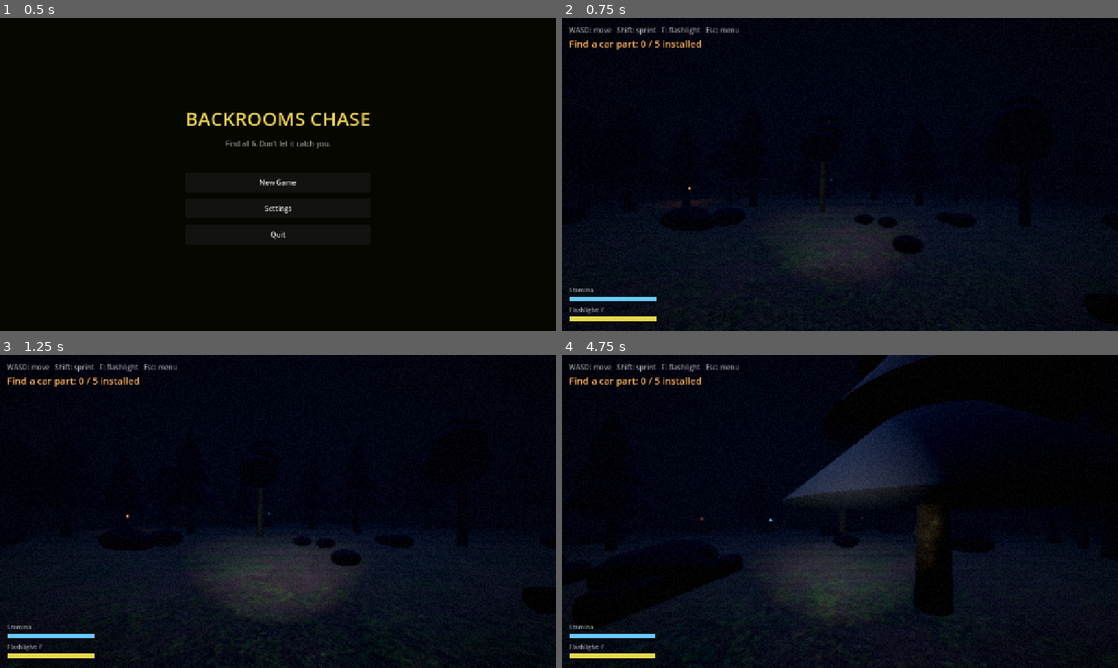
Above: before the commit, frames 1-4 (two rows, left to right).
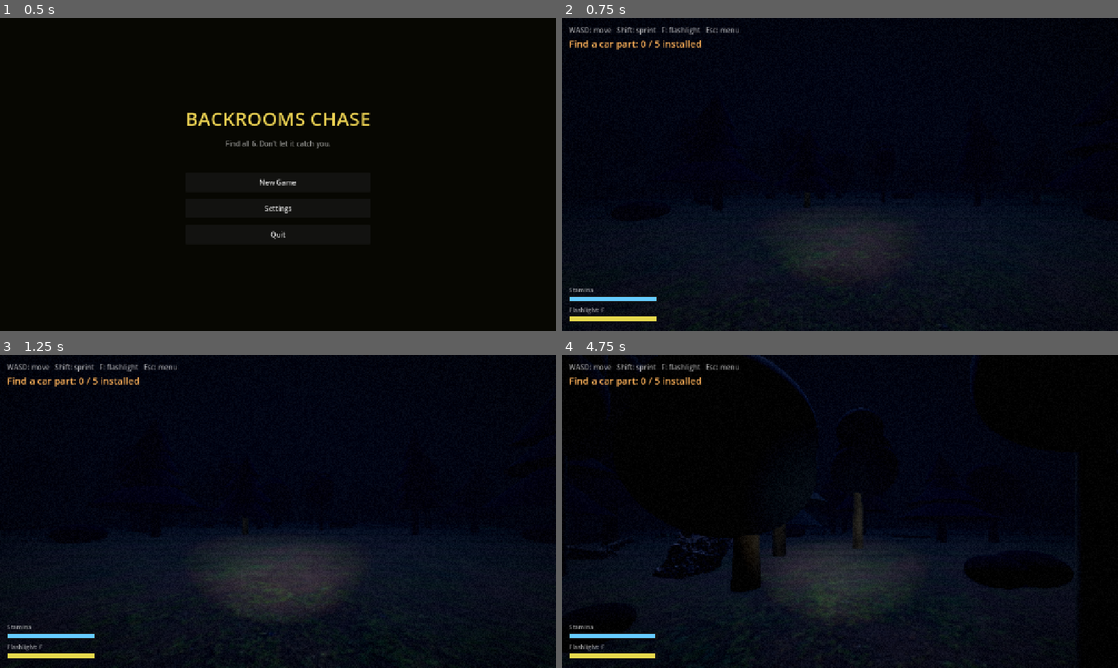
Above: after the commit, the same moments.

Repository: moorejasper060-oss/backrooms-chase
Game: Godot game, scene res://menu.tscn
The game is run twice, just before and just after one commit, with the same random seed, the same clock (stepped at 60 frames per second) and the same inputs.
Inputs (mouse positions are in pixels of both pictures, inside the frame that each line leads up to):
- Up to frame 1 (0.5 s): no input
- Up to frame 2 (0.75 s): click "New Game" at 0.5 s
- Up to frame 3 (1.25 s): no input
- Up to frame 4 (4.75 s): tap Enter (ui_accept) at 1.25, 1.52, 2.27, 3.77, 4.52 s; move the mouse to (867, 511) at 1.27 s; hold F (flashlight) 1.28-2.03 s; hold W (move_forward) from 1.28 s (still down); move the mouse to (812, 511) at 2.02 s; tap E (interact) at 2.1 s; move the mouse to (851, 505) at 2.77 s; hold Shift (sprint) 2.78-3.53 s; move the mouse to (834, 517) at 3.52 s; tap R at 3.6 s; move the mouse to (878, 514) at 4.27 s; hold F (flashlight) from 4.28 s (still down)

Frame 1 is identical in both runs. In frame 2, 0.8% of the frame differs, in the area x 18-75%, y 36-76%; in frame 3, 0.8%; in frame 4, 9.3%, in the area x 3-100%, y 0-89%.

Commit message:
Graphics pass 2: real CC0 props + less-blocky pine foliage
Scatter real Poly Haven (CC0) photo-scanned models through the forest, loaded
at runtime via GLTFDocument and cheap-duplicated from templates:
- rocks (boulder_01, rock_01) — solid, block navigation
- fallen logs (dead_tree_trunk, _02), ferns (fern_02), branch debris — visual
  ground clutter (no collision / no grid block)
Plus: pine foliage is now 4 jittered, size-varied, tilted cone layers instead
of 3 perfect ones, so trees don't read as geometric cones. Primitive bushes
trimmed; primitive logs replaced by the real ones.

Counts tuned for framerate (~39 fps fullscreen/full-res; higher windowed).
Volumetric fog remains the dominant cost if more headroom is needed.

Co-Authored-By: Claude Opus 4.8 (1M context) <noreply@anthropic.com>

Diff:
--- a/world_forest.gd
+++ b/world_forest.gd
@@ -11,8 +11,8 @@
 @export var part_count := 5           # car parts to find
 @export var battery_count := 5        # flashlight batteries scattered
 @export var tree_count := 300         # scattered interior trees (denser)
-@export var bush_count := 320         # ground-clutter bushes (decoration only)
-@export var log_count := 60           # fallen logs (decoration only)
+@export var bush_count := 120         # primitive filler bushes (real ferns/logs added on top)
+@export var log_count := 0            # replaced by real Poly Haven fallen logs
 @export var forest_seed := 0          # 0 = random each run
 
 const PICKUP_SCENE := preload("res://pickup.tscn")
@@ -91,7 +91,8 @@
 	_make_materials()
 	_make_ground()
 	_scatter_trees()
-	_scatter_decoration()   # bushes + logs (visual only, after trees)
+	_scatter_decoration()   # primitive filler bushes
+	_scatter_props()        # real CC0 rocks / logs / ferns / branches
 	_build_cabin()          # start landmark (blocks its footprint cells)
 	_build_passages()
 	_reachable = _reachable_from(_spawn_cell)
@@ -251,16 +252,19 @@
 	body.add_child(trunk)
 
 	if _rng.randf() < 0.6:
-		# Pine: three stacked cones (cylinder with top_radius 0).
-		for i in 3:
+		# Pine: stacked cones, jittered + size-varied so they don't read as a
+		# perfect geometric cone.
+		for i in 4:
 			var cone := MeshInstance3D.new()
 			var con := CylinderMesh.new()
 			con.top_radius = 0.0
-			con.bottom_radius = (1.8 - i * 0.45) * (tr / 0.22)
-			con.height = h * 0.34
+			con.bottom_radius = (1.9 - i * 0.38) * (tr / 0.22) * _rng.randf_range(0.82, 1.18)
+			con.height = h * 0.3
 			cone.mesh = con
 			cone.material_override = pine_mat
-			cone.position = Vector3(0.0, h * 0.45 + i * h * 0.2, 0.0)
+			var jit := 0.18 * (tr / 0.22)
+			cone.position = Vector3(_rng.randf_range(-jit, jit), h * 0.4 + i * h * 0.16, _rng.randf_range(-jit, jit))
+			cone.rotation = Vector3(_rng.randf_range(-0.1, 0.1), _rng.randf_range(0.0, TAU), _rng.randf_range(-0.1, 0.1))
 			cone.cast_shadow = GeometryInstance3D.SHADOW_CASTING_SETTING_OFF
 			body.add_child(cone)
 	else:
@@ -330,6 +334,82 @@
 	mi.rotation = Vector3(0.0, _rng.randf_range(0.0, TAU), PI * 0.5)   # laid on its side
 	mi.cast_shadow = GeometryInstance3D.SHADOW_CASTING_SETTING_OFF
 	add_child(mi)
+
+## Real CC0 Poly Haven props (loaded at runtime from models/): solid rocks that
+## block navigation, plus visual-only fallen logs, ferns and branches. Each is
+## loaded once into a template, then cheap duplicates are scattered.
+func _scatter_props() -> void:
+	var rocks := _templates(["boulder_01/boulder_01_1k.gltf", "rock_01/rock_01_1k.gltf"])
+	var logs := _templates(["dead_tree_trunk/dead_tree_trunk_1k.gltf", "dead_tree_trunk_02/dead_tree_trunk_02_1k.gltf"])
+	var ferns := _templates(["fern_02/fern_02_1k.gltf"])
+	var branches := _templates(["dry_branches_medium_01/dry_branches_medium_01_1k.gltf"])
+
+	# Rocks: solid obstacles → block the cell + a simple collider.
+	if not rocks.is_empty():
+		var placed := 0
+		var tries := 0
+		while placed < 16 and tries < 240:
+			tries += 1
+			var cell := Vector2i(_rng.randi_range(2, cols - 3), _rng.randi_range(2, rows - 3))
+			if _blocked.has(cell):
+				continue
+			if Vector2(cell.x - _spawn_cell.x, cell.y - _spawn_cell.y).length() < 4.0:
+				continue
+			_block(cell)
+			var base := cell_to_world(cell)
+			var body := StaticBody3D.new()
+			body.position = Vector3(base.x, 0.0, base.z)
+			body.rotation.y = _rng.randf_range(0.0, TAU)
+			var s := _rng.randf_range(0.7, 1.7)
+			var vis: Node3D = rocks[_rng.randi() % rocks.size()].duplicate()
+			vis.scale = Vector3(s, s, s)
+			_no_shadow(vis)
+			body.add_child(vis)
+			var col := CollisionShape3D.new()
+			var sh := SphereShape3D.new()
+			sh.radius = 0.8 * s
+			col.shape = sh
+			col.position = Vector3(0.0, 0.6 * s, 0.0)
+			body.add_child(col)
+			add_child(body)
+			placed += 1
+
+	# Visual-only ground clutter (no collision / no grid block).
+	_scatter_visual(logs, 18, 0.9, 1.5)
+	_scatter_visual(ferns, 55, 0.7, 1.6)
+	_scatter_visual(branches, 30, 0.8, 1.7)
+
+	for t in rocks + logs + ferns + branches:
+		t.free()   # templates done — duplicates own their own copies
+
+func _templates(paths: Array) -> Array:
+	var out := []
+	for p in paths:
+		var doc := GLTFDocument.new()
+		var st := GLTFState.new()
+		if doc.append_from_file("res://models/" + p, st) == OK:
+			out.append(doc.generate_scene(st))
+	return out
+
+func _scatter_visual(templates: Array, count: int, smin: float, smax: float) -> void:
+	if templates.is_empty():
+		return
+	var w := cols * cell_size
+	var d := rows * cell_size
+	for _i in count:
+		var inst: Node3D = templates[_rng.randi() % templates.size()].duplicate()
+		inst.position = Vector3(_rng.randf_range(2.0, w - 2.0), 0.0, _rng.randf_range(2.0, d - 2.0))
+		inst.rotation.y = _rng.randf_range(0.0, TAU)
+		var s := _rng.randf_range(smin, smax)
+		inst.scale = Vector3(s, s, s)
+		_no_shadow(inst)
+		add_child(inst)
+
+func _no_shadow(n: Node) -> void:
+	if n is GeometryInstance3D:
+		(n as GeometryInstance3D).cast_shadow = GeometryInstance3D.SHADOW_CASTING_SETTING_OFF
+	for c in n.get_children():
+		_no_shadow(c)
 
 ## A dark wooden cabin behind the spawn — your starting landmark. Its door faces
 ## the player (who spawns just outside it, looking into the woods). Footprint
Binary file added: models/boulder_01/boulder_01.bin
Not shown, added: models/boulder_01/boulder_01_1k.gltf
Binary file added: models/boulder_01/textures/boulder_01_arm_1k.jpg
Binary file added: models/boulder_01/textures/boulder_01_diff_1k.jpg
Binary file added: models/boulder_01/textures/boulder_01_nor_gl_1k.jpg
Binary file added: models/dead_tree_trunk/dead_tree_trunk.bin
Not shown, added: models/dead_tree_trunk/dead_tree_trunk_1k.gltf
Binary file added: models/dead_tree_trunk/textures/dead_tree_trunk_arm_1k.jpg
Binary file added: models/dead_tree_trunk/textures/dead_tree_trunk_diff_1k.jpg
Binary file added: models/dead_tree_trunk/textures/dead_tree_trunk_nor_gl_1k.jpg
Binary file added: models/dead_tree_trunk_02/dead_tree_trunk_02.bin
Not shown, added: models/dead_tree_trunk_02/dead_tree_trunk_02_1k.gltf
(and 18 more such lines)
